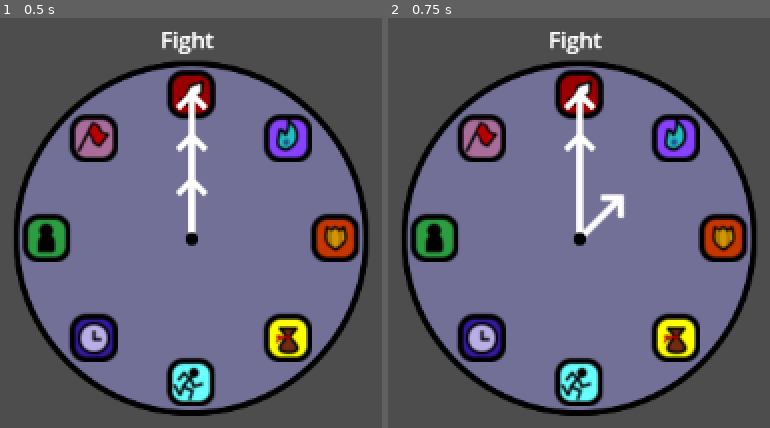
Above: before the commit, frames 1-2 (left to right).
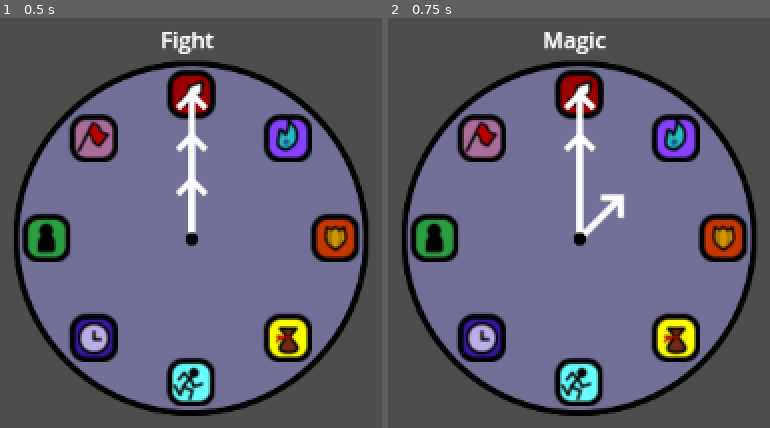
Above: after the commit, the same moments.

Repository: IExistAsAConstruct/Battle-Clock-Prototype
Game: Godot game, scene res://battle_clock.tscn
The game is run twice, just before and just after one commit, with the same random seed, the same clock (stepped at 60 frames per second) and the same inputs.
Inputs:
- Up to frame 1 (0.5 s): no input
- Up to frame 2 (0.75 s): tap Enter at 0.5 s; hold Right (ui_right) from 0.53 s (still down)

Frame 1 is identical in both runs. In frame 2, 0.5% of the frame differs, in the area x 40-58%, y 3-9%.

Commit message:
Finished Text code.
Text now properly fades in and out, as well as shows icon name

Diff:
--- a/Scripts/text.gd
+++ b/Scripts/text.gd
@@ -2,12 +2,78 @@
 @onready var text1:Node = get_node("Label")
 @onready var text2:Node = get_node("Label2")
 @onready var root:Node = get_parent()
-
+var activeIcon:int = 0
+var errorRange:float = 0.01
+var doSwap:bool = false
+var doSwapOpp:bool = false
+var isText2:bool = false
 # Called when the node enters the scene tree for the first time.
 func _ready() -> void:
 	text1.text = root.get_active_icons()[0].name
 
 
 # Called every frame. 'delta' is the elapsed time since the previous frame.
-func _process(delta: float) -> void:
-	pass
+func _process(_delta: float) -> void:
+	if doSwap:
+		if not isText2:
+			text2.text = root.get_active_icons()[activeIcon].name
+			text1.position = lerp(text1.position, get_node("TexPosLeft").position, 0.4)
+			text1.set_modulate(lerp(text1.get_modulate(), Color(1, 1, 1, 0), 0.4))
+			text2.position = lerp(text2.position, get_node("TexPosCenter").position, 0.4)
+			text2.set_modulate(lerp(text2.get_modulate(), Color(1, 1, 1, 1), 0.4))
+			if abs((text1.position.x - get_node("TexPosLeft").position.x)) and abs((text2.position.x - get_node("TexPosCenter").position.x)) <= errorRange:
+				doSwap = false
+				isText2 = true
+		else:
+			text1.text = root.get_active_icons()[activeIcon].name
+			text1.position = lerp(text1.position, get_node("TexPosCenter").position, 0.4)
+			text1.set_modulate(lerp(text1.get_modulate(), Color(1, 1, 1, 1), 0.4))
+			text2.position = lerp(text2.position, get_node("TexPosLeft").position, 0.4)
+			text2.set_modulate(lerp(text2.get_modulate(), Color(1, 1, 1, 0), 0.4))
+			if abs((text1.position.x - get_node("TexPosCenter").position.x)) and abs((text2.position.x - get_node("TexPosLeft").position.x)) <= errorRange:
+				doSwap = false
+				isText2 = false
+
+	if doSwapOpp:
+		if not isText2:
+			text2.text = root.get_active_icons()[activeIcon].name
+			text1.position = lerp(text1.position, get_node("TexPosRight").position, 0.4)
+			text1.set_modulate(lerp(text1.get_modulate(), Color(1, 1, 1, 0), 0.4))
+			text2.position = lerp(text2.position, get_node("TexPosCenter").position, 0.4)
+			text2.set_modulate(lerp(text2.get_modulate(), Color(1, 1, 1, 1), 0.4))
+			if abs((text1.position.x - get_node("TexPosRight").position.x)) and abs((text2.position.x - get_node("TexPosCenter").position.x)) <= errorRange:
+				doSwapOpp = false
+				isText2 = true
+
+		else:
+			text1.text = root.get_active_icons()[activeIcon].name
+			text1.position = lerp(text1.position, get_node("TexPosCenter").position, 0.4)
+			text1.set_modulate(lerp(text1.get_modulate(), Color(1, 1, 1, 1), 0.4))
+			text2.position = lerp(text2.position, get_node("TexPosRight").position, 0.4)
+			text2.set_modulate(lerp(text2.get_modulate(), Color(1, 1, 1, 0), 0.4))
+			if abs((text1.position.x - get_node("TexPosCenter").position.x)) and abs((text2.position.x - get_node("TexPosRight").position.x)) <= errorRange:
+				doSwapOpp = false
+				isText2 = false
+
+func _unhandled_input(event: InputEvent) -> void:
+	if event.is_action_pressed("ui_right"):
+		if isText2:
+			text1.position = get_node("TexPosRight").position
+		else:
+			text2.position = get_node("TexPosRight").position
+		if activeIcon < 7:
+			activeIcon += 1
+		else:
+			activeIcon = 0
+		doSwap = true
+
+	if event.is_action_pressed("ui_left"):
+		if isText2:
+			text1.position = get_node("TexPosLeft").position
+		else:
+			text2.position = get_node("TexPosLeft").position
+		if activeIcon > 0:
+			activeIcon -= 1
+		else:
+			activeIcon = 7
+		doSwapOpp = true
--- a/battle_clock.tscn
+++ b/battle_clock.tscn
@@ -206,29 +206,40 @@
 
 [node name="Text" type="Control" parent="."]
 anchors_preset = 0
-offset_right = 40.0
-offset_bottom = 40.0
+offset_left = 8.0
+offset_top = 152.0
+offset_right = 288.0
+offset_bottom = 200.0
 script = ExtResource("15_g06ig")
 
 [node name="Label" type="Label" parent="Text"]
 layout_mode = 0
-offset_left = 97.0
-offset_top = 168.0
-offset_right = 189.0
-offset_bottom = 195.0
+offset_left = 72.0
+offset_top = 16.0
+offset_right = 197.0
+offset_bottom = 43.0
 theme_override_fonts/font = SubResource("SystemFont_wctln")
 text = "Text 1"
 horizontal_alignment = 1
 vertical_alignment = 1
 
 [node name="Label2" type="Label" parent="Text"]
-visible = false
+modulate = Color(1, 1, 1, 0)
 layout_mode = 0
-offset_left = 152.0
-offset_top = 168.0
-offset_right = 244.0
-offset_bottom = 195.0
+offset_left = 184.0
+offset_top = 16.0
+offset_right = 309.0
+offset_bottom = 43.0
 theme_override_fonts/font = SubResource("SystemFont_o6hqr")
 text = "Text 2"
 horizontal_alignment = 1
 vertical_alignment = 1
+
+[node name="TexPosLeft" type="Marker2D" parent="Text"]
+position = Vector2(-48, 16)
+
+[node name="TexPosCenter" type="Marker2D" parent="Text"]
+position = Vector2(72, 16)
+
+[node name="TexPosRight" type="Marker2D" parent="Text"]
+position = Vector2(184, 16)
